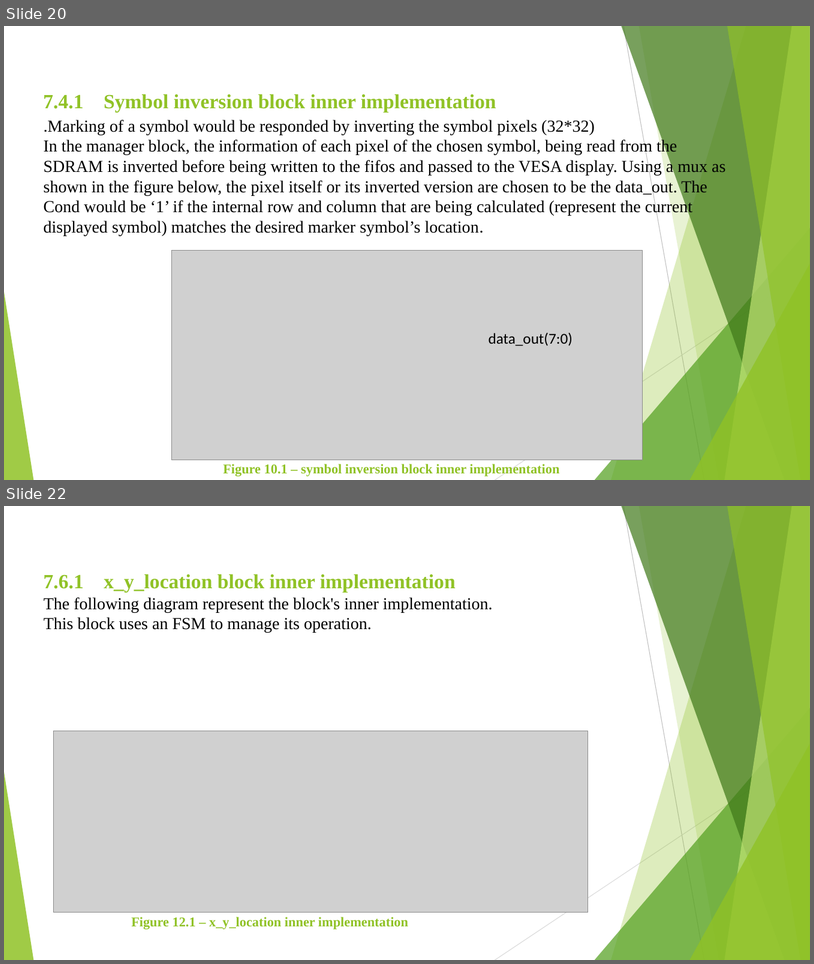
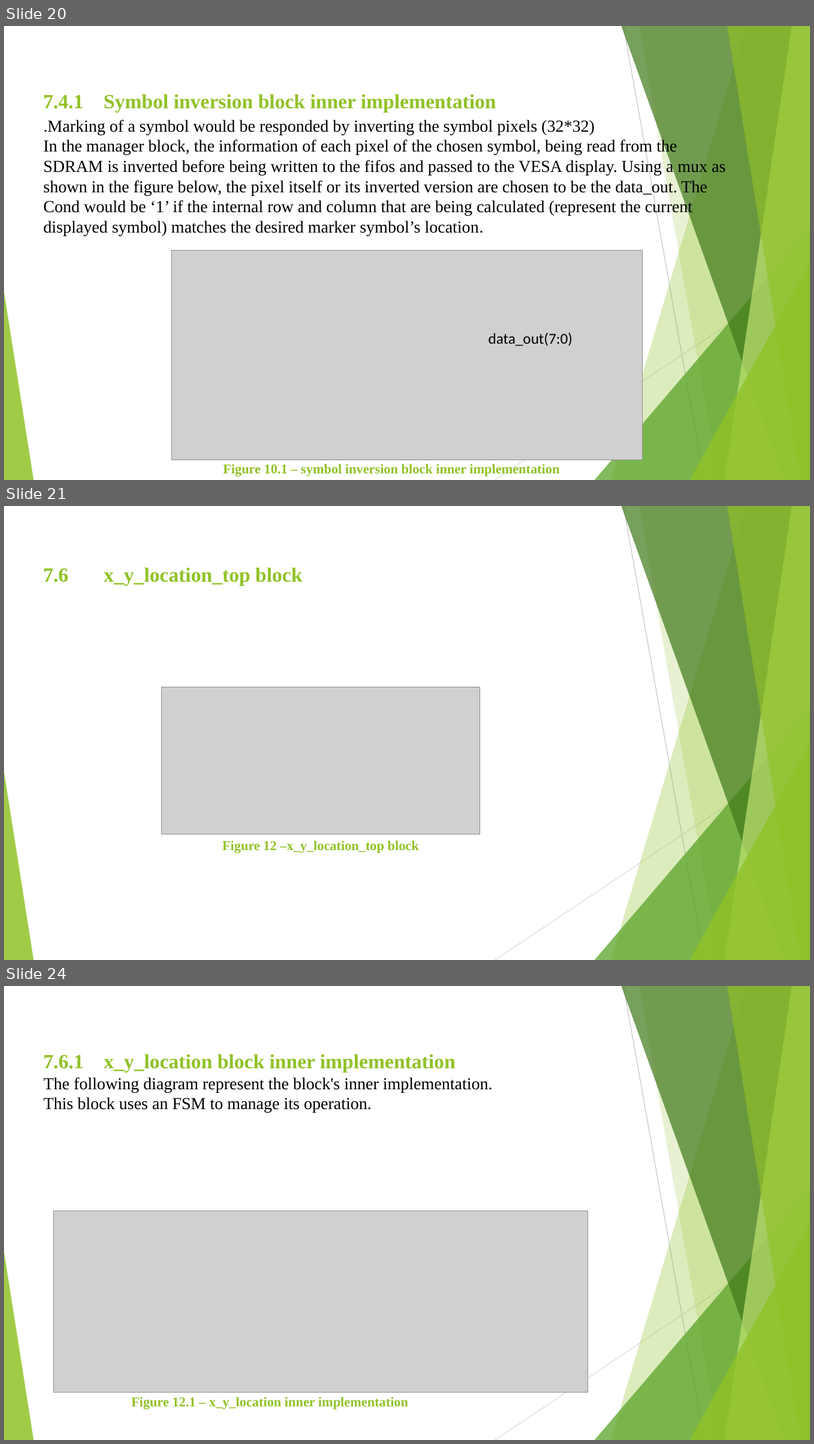
Before and after one commit to stzahiez/menu-navigation-project, a slide deck: PRESENTATION/Menu Navigation_mid_presentation_ver_6.pptx. Shown one above the other, each under a label of ours: slides 20 and 22 before the commit, slides 20, 21 and 24 after it; the slides between them are not shown. The pictures are 814x964 and 814x1444 pixels, drawn with LibreOffice and Linux fonts; fonts in the diff are those of the drawing; grey boxes stand for pictures. Boxes give left, top, right and bottom in pixels: in the first picture for what was removed or moved away, otherwise in the second. Text is boxed around its words. In the diff, an @@ line names an element or a change of style, - is before the commit and + after.

```diff
--- a/PRESENTATION/Menu Navigation_mid_presentation_ver_6.pptx
+++ b/PRESENTATION/Menu Navigation_mid_presentation_ver_6.pptx
@@ slide 21 added at bbox=[4, 506, 810, 960], background #FFFFFF; not listed: 10 template elements that a slide beside it also shows @@
@@ text added at bbox=[43, 567, 302, 586], 24 pt, text #90C226, bold @@
+7.6 x_y_location_top block
@@ picture added at bbox=[161, 687, 480, 834] @@
@@ text added at bbox=[222, 840, 419, 853], 16 pt, text #90C226, bold @@
+Figure 12 –x_y_location_top block
@@ what was slide 22 is now slide 24 @@
```
Also in this commit, not shown: 1 slide changed, 1 other slide added.
